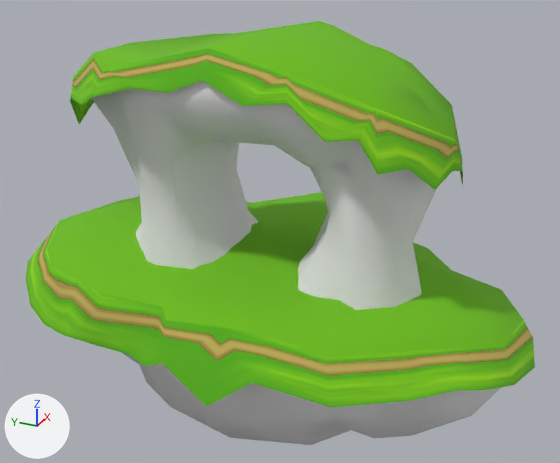
The FBX model spirit&hearts/Assets/Art/Islands/Island_Small_02.fbx: old version first, new version second.
Rendered twice from a camera (50 mm lens) standing at (-6.05, -2.76, 3.91) and looking at (0.26, 0.07, 0.76). The lights are fixed; the arrows at lower left show +X, +Y and +Z. Where no turn or scale is listed for an object, it has been applied to the vertices.

In view in the first picture: 'Island_Small_02'.
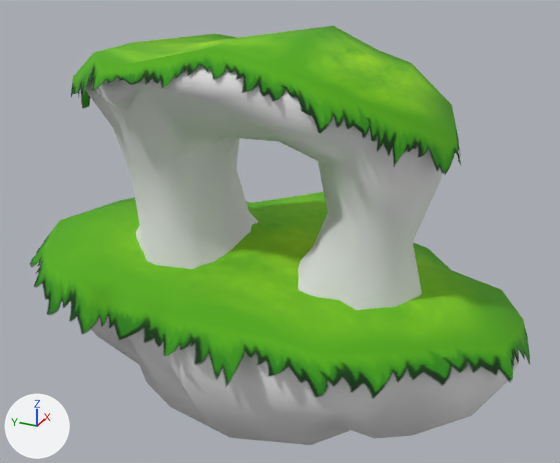
Where the newer file only moved an object's origin or applied its transform, the numbers keep the older frame.

Changed parts and their boxes [x1, y1, x2, y2] in the pictures (560 x 463 px; the box of a moved part takes in the faces that stretch with it):
```json
{"object": "Island_Small_02", "change": "reshaped", "before": [25, 21, 535, 445], "after": [30, 26, 530, 445]}
{"part": 1, "of": "me_cube", "change": "moved or reshaped", "before": [30, 21, 535, 401], "after": [42, 26, 530, 385]}
{"part": 2, "of": "me_cube", "change": "surface changed", "before": [30, 48, 523, 398], "after": [30, 48, 523, 398]}
```

The change, as JSON lines over the scene's bpy script:
```json
{"block": "me_cube", "where": "# used by ob_island_small_02; location = (0.0, 0.0, 0.0)"}
{"op": "remove", "block": "me_cube", "code": "me_cube.from_pydata(...)  # 575 vertices, 950 faces; spans x -1.66..2.24, y -2.47..2.47, z -1.3..2.8"}
{"op": "add", "block": "me_cube", "code": "me_cube.from_pydata(...)  # 552 vertices, 908 faces; spans x -1.66..2.24, y -2.47..2.47, z -1.3..2.77"}
{"block": "me_cube", "change": "me_cube part 1"}
{"block": "me_cube", "change": "45 vertices are removed from x -1.44..0.65, y -2.42..1.75, z 0.16..2.8"}
{"block": "me_cube", "change": "163 faces are deleted"}
{"block": "me_cube", "change": "3 vertices move from x -1.12..0.55, y -0.87..0.38, z 0.71..2.65 to x -1.12..0.59, y -0.71..0.35, z 0.71..2.77"}
{"block": "me_cube", "change": "22 vertices are added at x -1.36..0.45, y -2.08..1.23, z 0.38..2.74"}
{"block": "me_cube", "change": "58 new faces join them, mat_material_002 (picture img_grasstrim_png)"}
{"block": "me_cube", "change": "63 new faces join them, mat_material_001 (its picture is missing)"}
{"block": "me_cube", "change": "me_cube part 2: 162 kept faces spanning x -1.66..2.24, y -2.47..2.47, z -0.03..2.75 get new texture (UV) coordinates"}
```
